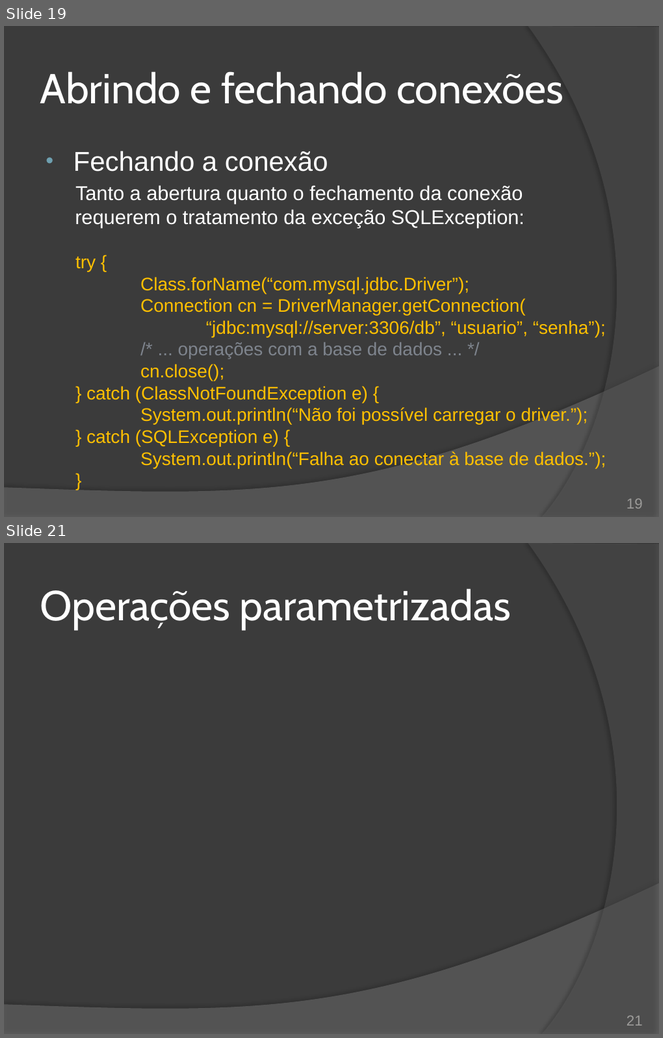
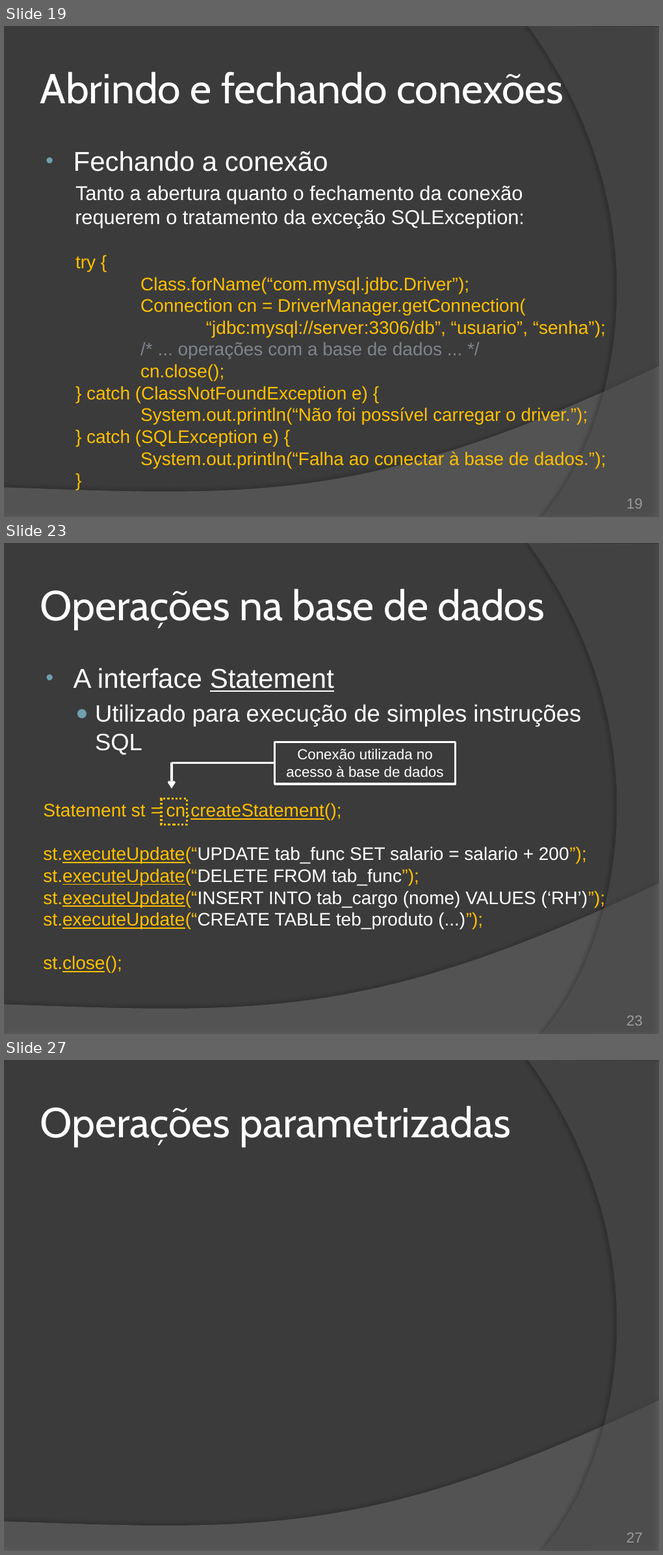
Before and after one commit to duchesqui/slzvieira-training, a slide deck: 2-Java-Programmer-Modulo-II/19.Capitulo11.pptx. Shown one above the other, each under a label of ours: slides 19 and 21 before the commit, slides 19, 23 and 27 after it; the slides between them are not shown. The pictures are 663x1038 and 663x1555 pixels, drawn with LibreOffice and Linux fonts; fonts in the diff are those of the drawing. Boxes give left, top, right and bottom in pixels: in the first picture for what was removed or moved away, otherwise in the second. Text is boxed around its words. In the diff, an @@ line names an element or a change of style, - is before the commit and + after.

Commit message:
JDBC: Statement e PreparedStatement

```diff
--- a/2-Java-Programmer-Modulo-II/19.Capitulo11.pptx
+++ b/2-Java-Programmer-Modulo-II/19.Capitulo11.pptx
@@ slide 23 added at [4, 543, 659, 1034], background #3B3B3B; not listed: 2 template elements that a slide beside it also shows @@
@@ title added at [40, 589, 545, 629], 46 pt, text #FFFFFF @@
+Operações na base de dados
@@ text added at [43, 668, 606, 973], 20 pt, text #FFFFFF @@
+• A interface Statement
+  ● Utilizado para execução de simples instruções SQL
+  Statement st = cn.createStatement();
+  st.executeUpdate(“UPDATE tab_func SET salario = salario + 200”);
+  st.executeUpdate(“DELETE FROM tab_func”);
+  st.executeUpdate(“INSERT INTO tab_cargo (nome) VALUES (‘RH’)”);
+  st.executeUpdate(“CREATE TABLE teb_produto (...)”);
+  st.close();
@@ group added at [161, 742, 456, 824]: 2 rectangles, 1 arrow, 1 line @@
+Conexão utilizada no acesso à base de dados
@@ page number added at [627, 1016, 643, 1026], 16 pt, text #9D9B9A @@
+23
@@ what was slide 21 is now slide 27 @@
@@ page number at [627, 1533, 643, 1543]: text changed @@
-21
+27
```
Also in this commit, not shown: 2 slides changed, 5 other slides added.
